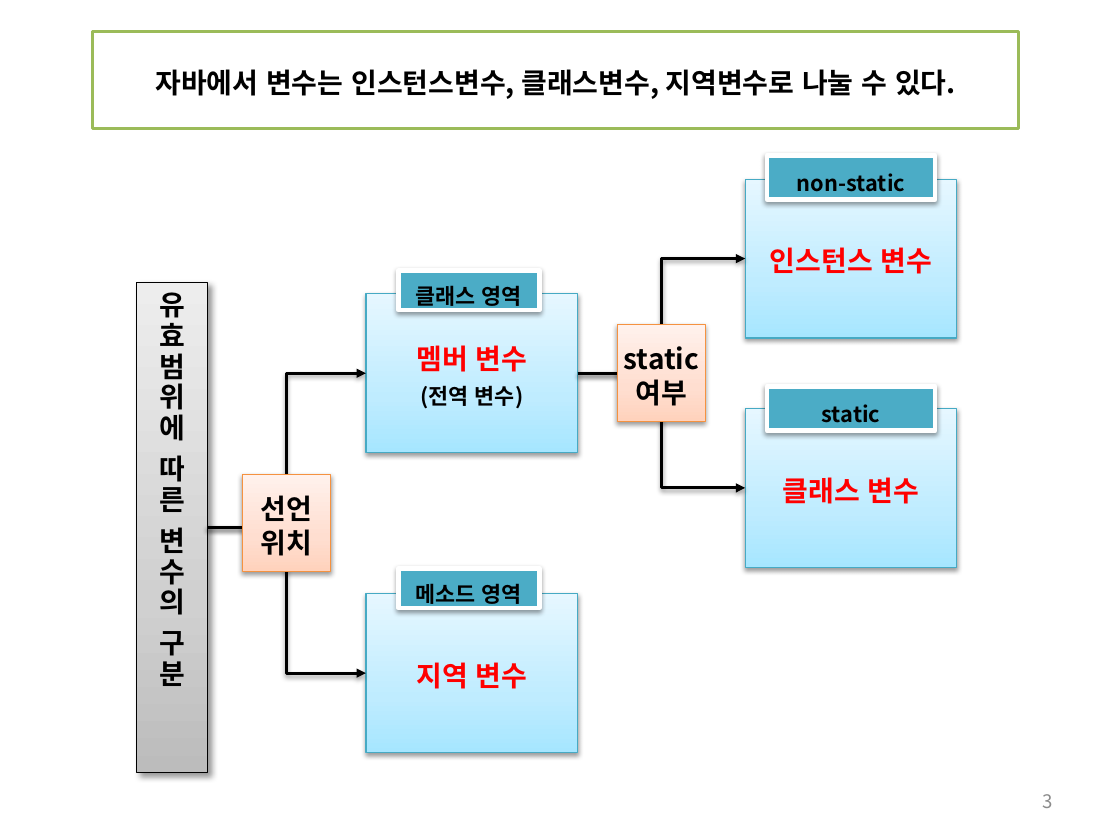
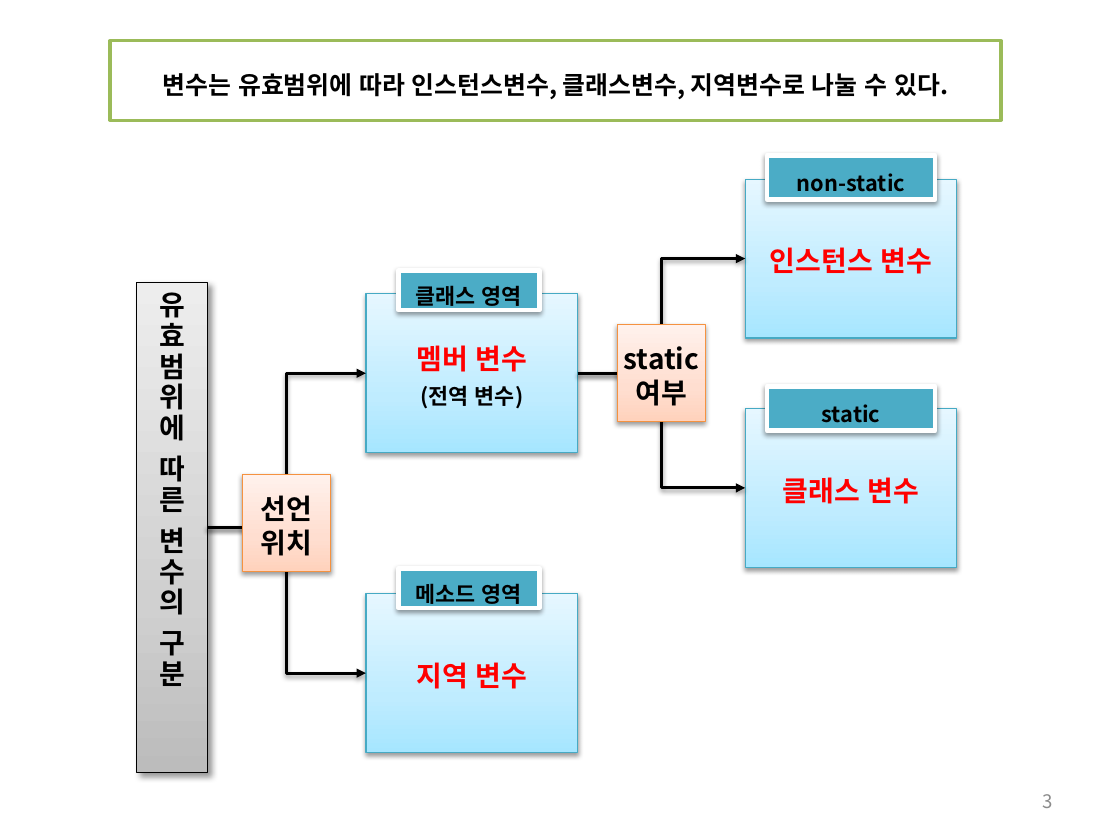
Before and after one commit to histime7/2018JavaClassroom, a slide deck: slide 3 of 수업자료/09_스코핑룰(변수유효범위).pptx. Drawn at 1120x840 pixels with LibreOffice and Linux fonts; fonts in the diff are those of the drawing. Boxes give left, top, right and bottom in pixels: in the first picture for what was removed or moved away, otherwise in the second. Text is boxed around its words. In the diff, an @@ line names an element or a change of style, - is before the commit and + after.

```diff
--- a/수업자료/09_스코핑룰(변수유효범위).pptx
+++ b/수업자료/09_스코핑룰(변수유효범위).pptx
@@ rectangle "변수는 유효범위에 따라 인스턴스변수, 클래스변수, ..." resized from (x1=93, y1=32, x2=1019, y2=130) to (x1=110, y1=40, x2=1000, y2=120) @@
@@ text in rectangle at (x1=163, y1=73, x2=948, y2=99): text changed; size 18 to 16 pt @@
-자바에서 변수는 인스턴스변수, 클래스변수, 지역변수로 나눌 수 있다.
+변수는 유효범위에 따라 인스턴스변수, 클래스변수, 지역변수로 나눌 수 있다.
```
Also in this commit, not shown: 1 other slide changed, 11 other files.
